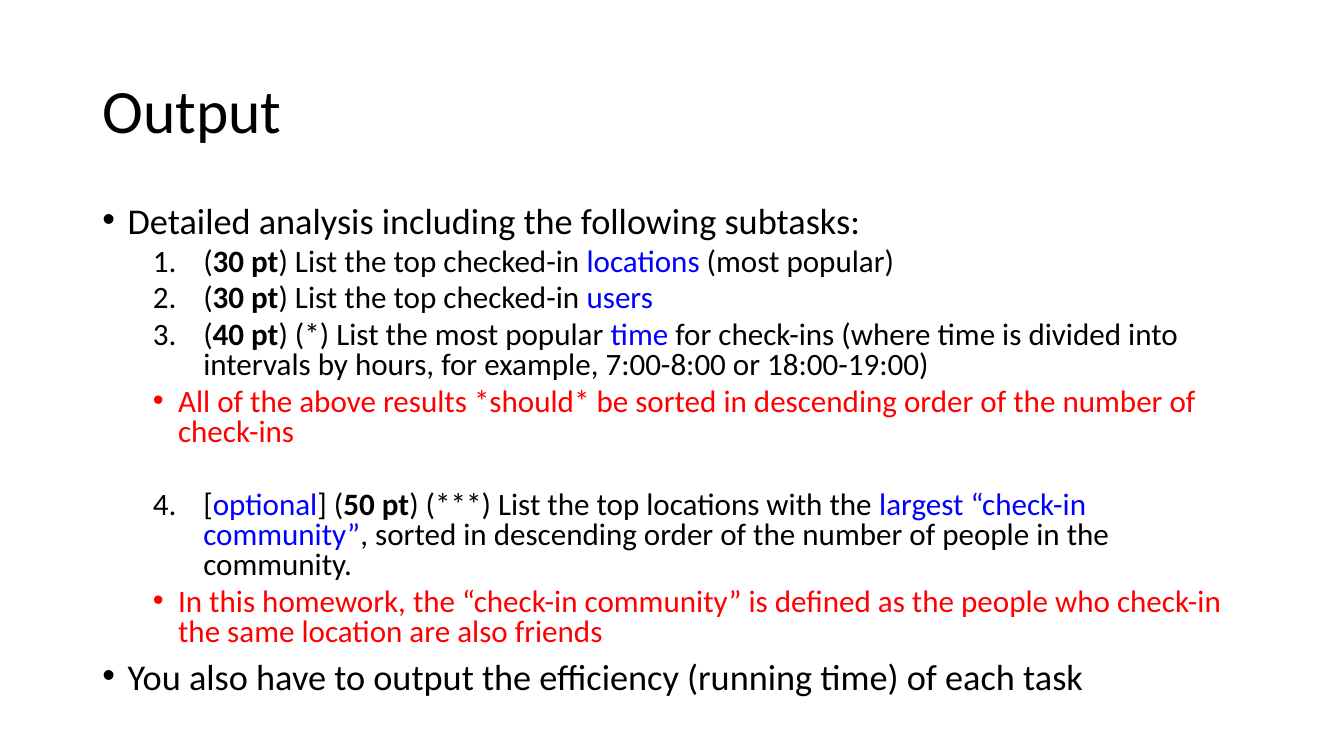
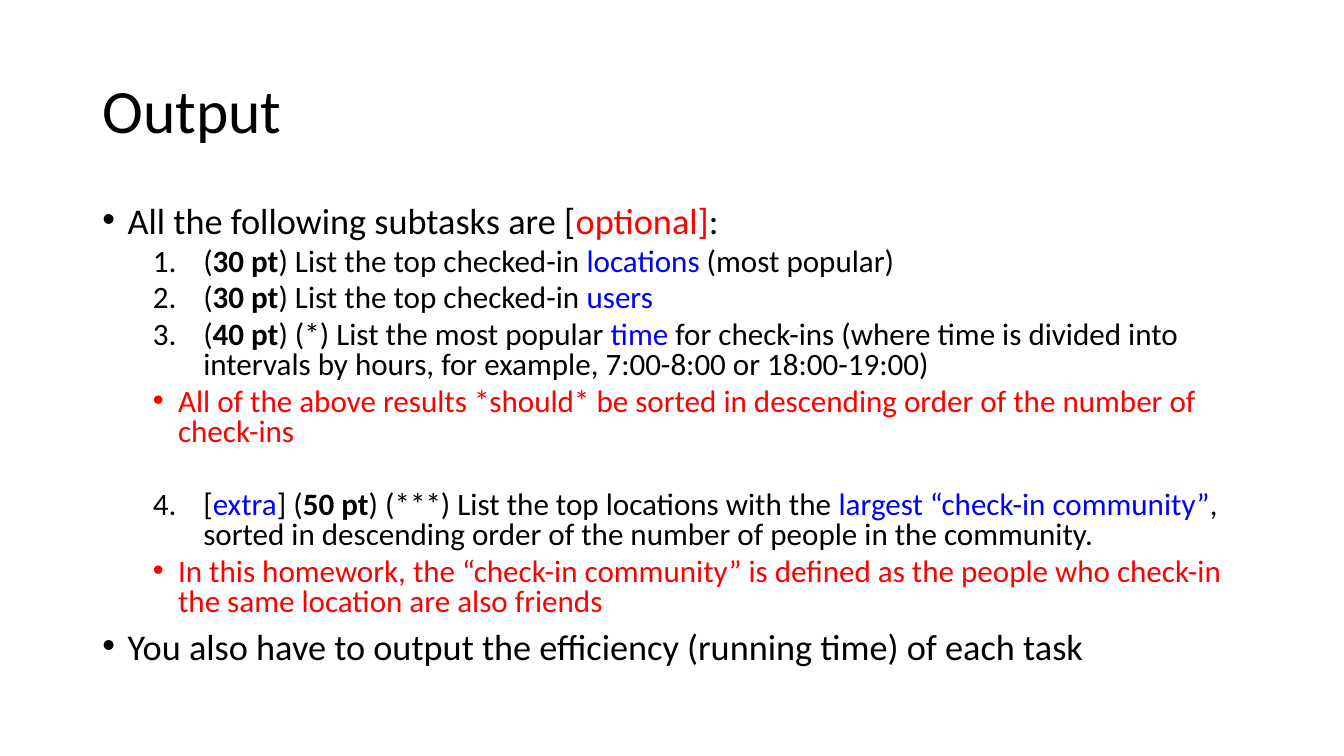
Before and after one commit to chriswjh/chriswjh.github.io, a slide deck: slide 4 of EDM/HW4.pptx. Drawn at 1344x756 pixels with LibreOffice and Linux fonts; fonts in the diff are those of the drawing. Boxes give left, top, right and bottom in pixels: in the first picture for what was removed or moved away, otherwise in the second. Text is boxed around its words. In the diff, an @@ line names an element or a change of style, - is before the commit and + after.

```diff
--- a/EDM/HW4.pptx
+++ b/EDM/HW4.pptx
@@ text at (128, 207, 719, 241): text changed @@
-• Detailed analysis including the following subtasks:
+• All the following subtasks are [optional]:
@@ text at (203, 492, 1218, 551): text changed @@
-  4. [optional] (50 pt) (***) List the top locations with the largest “check-in community”, sorted in descending order of the number of people in the community.
+  4. [extra] (50 pt) (***) List the top locations with the largest “check-in community”, sorted in descending order of the number of people in the community.
```
Also in this commit, not shown: 3 other slides changed.
